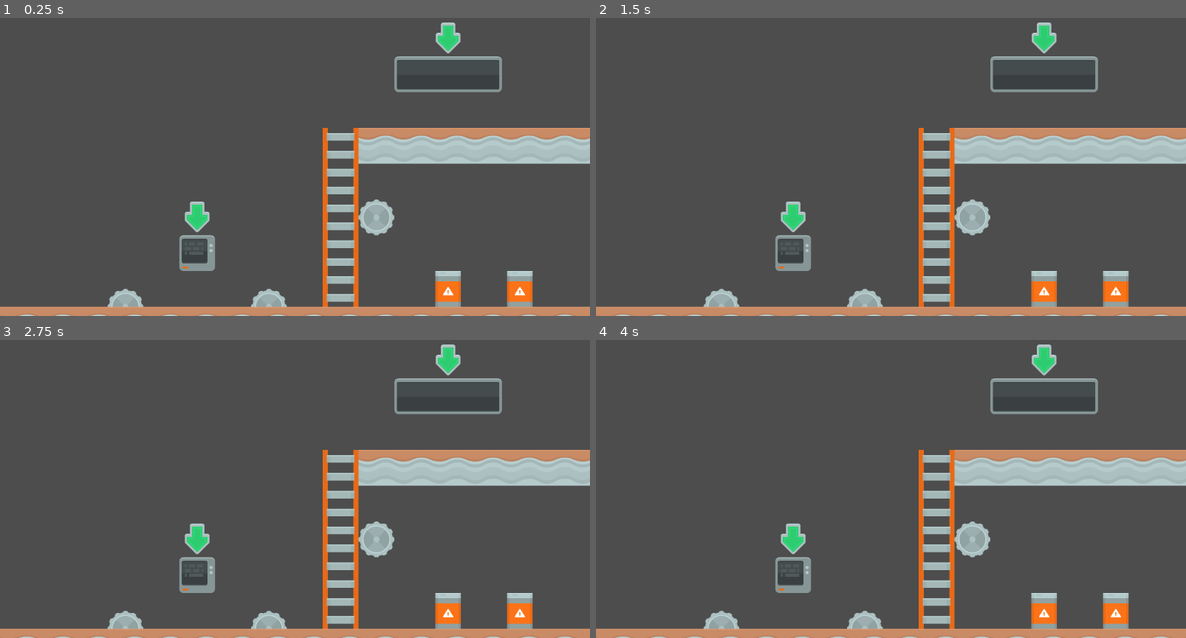
Above: before the commit, frames 1-4 (two rows, left to right).
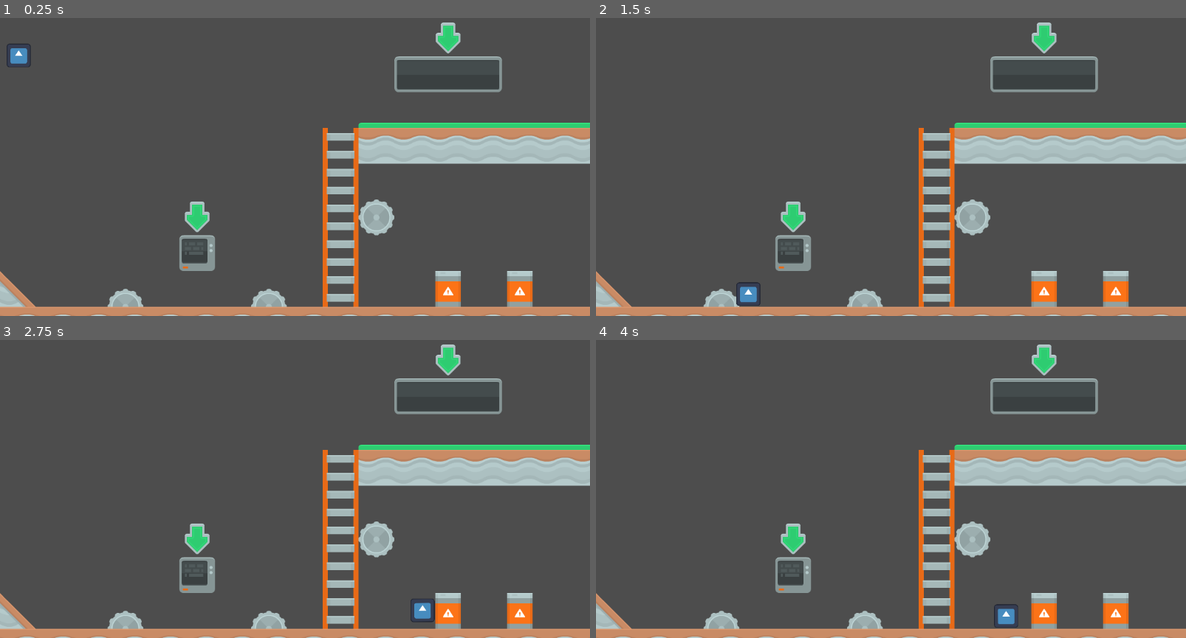
Above: after the commit, the same moments.

Repository: PabloValentin94/Arte_2D_Godot
Game: Godot game, scene res://world.tscn
Two runs of this game, one before a commit and one after it. Both use one fixed random seed, a clock stepped at 60 frames per second and the inputs below. The engine's default icon, where the game draws it, is replaced by a stand-in: a white triangle on a blue panel in a dark square.
Inputs:
- Up to frame 1 (0.25 s): no input
- Up to frame 2 (1.5 s): no input
- Up to frame 3 (2.75 s): no input
- Up to frame 4 (4 s): no input

The runs differ from the first frame. In frame 1, 1.3% of the frame differs, in the area x 0-100%, y 8-98%; in frame 2, 1.3%, in the area x 0-100%, y 35-98%; in frame 3, 1.3%; in frame 4, 1.3%.

Commit message:
Adicionando colisão de corpos ao TileMap do projeto.

Diff:
--- /dev/null
+++ b/physics_materials/slide.tres
@@ -0,0 +1,4 @@
+[gd_resource type="PhysicsMaterial" format=3 uid="uid://bd5xjkpdcg28l"]
+
+[resource]
+friction = 0.0
--- a/scenario.tres
+++ b/scenario.tres
@@ -1,123 +1,365 @@
-[gd_resource type="TileSet" load_steps=3 format=3 uid="uid://svhb1n7p3kuo"]
+[gd_resource type="TileSet" load_steps=4 format=3 uid="uid://svhb1n7p3kuo"]
 
+[ext_resource type="PhysicsMaterial" uid="uid://bd5xjkpdcg28l" path="res://physics_materials/slide.tres" id="1_0s6us"]
 [ext_resource type="Texture2D" uid="uid://ix3hqfb2blcm" path="res://assets/addons/kenney_platformer-pack-industrial/platformerPack_industrial_tilesheet.png" id="1_c8d8b"]
 
 [sub_resource type="TileSetAtlasSource" id="TileSetAtlasSource_x2iir"]
 texture = ExtResource("1_c8d8b")
 texture_region_size = Vector2i(70, 70)
 0:0/0 = 0
+0:0/0/physics_layer_0/linear_velocity = Vector2(0, 0)
+0:0/0/physics_layer_0/angular_velocity = 0.0
+0:0/0/physics_layer_0/polygon_0/points = PackedVector2Array(-35, -35, 35, -35, 35, 35, -35, 35)
 1:0/0 = 0
+1:0/0/physics_layer_0/linear_velocity = Vector2(0, 0)
+1:0/0/physics_layer_0/angular_velocity = 0.0
+1:0/0/physics_layer_0/polygon_0/points = PackedVector2Array(-35, -35, 35, -35, 35, 35, -35, 35)
 2:0/0 = 0
+2:0/0/physics_layer_0/linear_velocity = Vector2(0, 0)
+2:0/0/physics_layer_0/angular_velocity = 0.0
+2:0/0/physics_layer_0/polygon_0/points = PackedVector2Array(-35, -35, 35, -35, 35, 35, -35, 35)
 3:0/0 = 0
+3:0/0/physics_layer_0/linear_velocity = Vector2(0, 0)
+3:0/0/physics_layer_0/angular_velocity = 0.0
+3:0/0/physics_layer_0/polygon_0/points = PackedVector2Array(-35, -35, 35, -35, 35, 35, -35, 35)
 4:0/0 = 0
+4:0/0/physics_layer_0/linear_velocity = Vector2(0, 0)
+4:0/0/physics_layer_0/angular_velocity = 0.0
+4:0/0/physics_layer_0/polygon_0/points = PackedVector2Array(-35, -35, 35, -35, 35, 35, -35, 35)
 5:0/0 = 0
+5:0/0/physics_layer_0/linear_velocity = Vector2(0, 0)
+5:0/0/physics_layer_0/angular_velocity = 0.0
+5:0/0/physics_layer_0/polygon_0/points = PackedVector2Array(-35, -35, 35, 35, -35, 35)
 6:0/0 = 0
+6:0/0/physics_layer_0/linear_velocity = Vector2(0, 0)
+6:0/0/physics_layer_0/angular_velocity = 0.0
 7:0/0 = 0
+7:0/0/physics_layer_0/linear_velocity = Vector2(0, 0)
+7:0/0/physics_layer_0/angular_velocity = 0.0
 8:0/0 = 0
+8:0/0/physics_layer_0/linear_velocity = Vector2(0, 0)
+8:0/0/physics_layer_0/angular_velocity = 0.0
 9:0/0 = 0
+9:0/0/physics_layer_0/linear_velocity = Vector2(0, 0)
+9:0/0/physics_layer_0/angular_velocity = 0.0
+9:0/0/physics_layer_0/polygon_0/points = PackedVector2Array(-35, 24.5, 35, 25, 35, 35, -35, 35)
 10:0/0 = 0
+10:0/0/physics_layer_0/linear_velocity = Vector2(0, 0)
+10:0/0/physics_layer_0/angular_velocity = 0.0
+10:0/0/physics_layer_0/polygon_0/points = PackedVector2Array(-35, 24.5, 35, 25, 35, 35, -35, 35)
 11:0/0 = 0
+11:0/0/physics_layer_0/linear_velocity = Vector2(0, 0)
+11:0/0/physics_layer_0/angular_velocity = 0.0
+11:0/0/physics_layer_0/polygon_0/points = PackedVector2Array(-35, 24.5, 35, 25, 35, 35, -35, 35)
 12:0/0 = 0
+12:0/0/physics_layer_0/linear_velocity = Vector2(0, 0)
+12:0/0/physics_layer_0/angular_velocity = 0.0
+12:0/0/physics_layer_0/polygon_0/points = PackedVector2Array(-35, 24.5, 35, 25, 35, 35, -35, 35)
 13:0/0 = 0
+13:0/0/physics_layer_0/linear_velocity = Vector2(0, 0)
+13:0/0/physics_layer_0/angular_velocity = 0.0
+13:0/0/physics_layer_0/polygon_0/points = PackedVector2Array(-35, 24.5, 35, 25, 35, 35, -35, 35)
 0:1/0 = 0
+0:1/0/physics_layer_0/linear_velocity = Vector2(0, 0)
+0:1/0/physics_layer_0/angular_velocity = 0.0
 1:1/0 = 0
+1:1/0/physics_layer_0/linear_velocity = Vector2(0, 0)
+1:1/0/physics_layer_0/angular_velocity = 0.0
 2:1/0 = 0
+2:1/0/physics_layer_0/linear_velocity = Vector2(0, 0)
+2:1/0/physics_layer_0/angular_velocity = 0.0
 3:1/0 = 0
+3:1/0/physics_layer_0/linear_velocity = Vector2(0, 0)
+3:1/0/physics_layer_0/angular_velocity = 0.0
 4:1/0 = 0
+4:1/0/physics_layer_0/linear_velocity = Vector2(0, 0)
+4:1/0/physics_layer_0/angular_velocity = 0.0
+4:1/0/physics_layer_0/polygon_0/points = PackedVector2Array(-35, -35, 35, -35, 35, 35, -35, 35)
 5:1/0 = 0
+5:1/0/physics_layer_0/linear_velocity = Vector2(0, 0)
+5:1/0/physics_layer_0/angular_velocity = 0.0
+5:1/0/physics_layer_0/polygon_0/points = PackedVector2Array(-35, -35, 35, -35, 35, 35, -35, 35)
 6:1/0 = 0
+6:1/0/physics_layer_0/linear_velocity = Vector2(0, 0)
+6:1/0/physics_layer_0/angular_velocity = 0.0
+6:1/0/physics_layer_0/polygon_0/points = PackedVector2Array(-35, -35, 35, -35, 35, 35, -35, 35)
 7:1/0 = 0
+7:1/0/physics_layer_0/linear_velocity = Vector2(0, 0)
+7:1/0/physics_layer_0/angular_velocity = 0.0
 8:1/0 = 0
+8:1/0/physics_layer_0/linear_velocity = Vector2(0, 0)
+8:1/0/physics_layer_0/angular_velocity = 0.0
 9:1/0 = 0
+9:1/0/physics_layer_0/linear_velocity = Vector2(0, 0)
+9:1/0/physics_layer_0/angular_velocity = 0.0
 10:1/0 = 0
+10:1/0/physics_layer_0/linear_velocity = Vector2(0, 0)
+10:1/0/physics_layer_0/angular_velocity = 0.0
 11:1/0 = 0
+11:1/0/physics_layer_0/linear_velocity = Vector2(0, 0)
+11:1/0/physics_layer_0/angular_velocity = 0.0
 12:1/0 = 0
+12:1/0/physics_layer_0/linear_velocity = Vector2(0, 0)
+12:1/0/physics_layer_0/angular_velocity = 0.0
 13:1/0 = 0
+13:1/0/physics_layer_0/linear_velocity = Vector2(0, 0)
+13:1/0/physics_layer_0/angular_velocity = 0.0
 0:2/0 = 0
+0:2/0/physics_layer_0/linear_velocity = Vector2(0, 0)
+0:2/0/physics_layer_0/angular_velocity = 0.0
 1:2/0 = 0
+1:2/0/physics_layer_0/linear_velocity = Vector2(0, 0)
+1:2/0/physics_layer_0/angular_velocity = 0.0
 2:2/0 = 0
+2:2/0/physics_layer_0/linear_velocity = Vector2(0, 0)
+2:2/0/physics_layer_0/angular_velocity = 0.0
 3:2/0 = 0
+3:2/0/physics_layer_0/linear_velocity = Vector2(0, 0)
+3:2/0/physics_layer_0/angular_velocity = 0.0
 4:2/0 = 0
+4:2/0/physics_layer_0/linear_velocity = Vector2(0, 0)
+4:2/0/physics_layer_0/angular_velocity = 0.0
 5:2/0 = 0
+5:2/0/physics_layer_0/linear_velocity = Vector2(0, 0)
+5:2/0/physics_layer_0/angular_velocity = 0.0
 6:2/0 = 0
+6:2/0/physics_layer_0/linear_velocity = Vector2(0, 0)
+6:2/0/physics_layer_0/angular_velocity = 0.0
 7:2/0 = 0
+7:2/0/physics_layer_0/linear_velocity = Vector2(0, 0)
+7:2/0/physics_layer_0/angular_velocity = 0.0
 8:2/0 = 0
+8:2/0/physics_layer_0/linear_velocity = Vector2(0, 0)
+8:2/0/physics_layer_0/angular_velocity = 0.0
 9:2/0 = 0
+9:2/0/physics_layer_0/linear_velocity = Vector2(0, 0)
+9:2/0/physics_layer_0/angular_velocity = 0.0
 10:2/0 = 0
+10:2/0/physics_layer_0/linear_velocity = Vector2(0, 0)
+10:2/0/physics_layer_0/angular_velocity = 0.0
 11:2/0 = 0
+11:2/0/physics_layer_0/linear_velocity = Vector2(0, 0)
+11:2/0/physics_layer_0/angular_velocity = 0.0
 12:2/0 = 0
+12:2/0/physics_layer_0/linear_velocity = Vector2(0, 0)
+12:2/0/physics_layer_0/angular_velocity = 0.0
 13:2/0 = 0
+13:2/0/physics_layer_0/linear_velocity = Vector2(0, 0)
+13:2/0/physics_layer_0/angular_velocity = 0.0
 0:3/0 = 0
+0:3/0/physics_layer_0/linear_velocity = Vector2(0, 0)
+0:3/0/physics_layer_0/angular_velocity = 0.0
 1:3/0 = 0
+1:3/0/physics_layer_0/linear_velocity = Vector2(0, 0)
+1:3/0/physics_layer_0/angular_velocity = 0.0
 2:3/0 = 0
+2:3/0/physics_layer_0/linear_velocity = Vector2(0, 0)
+2:3/0/physics_layer_0/angular_velocity = 0.0
 3:3/0 = 0
+3:3/0/physics_layer_0/linear_velocity = Vector2(0, 0)
+3:3/0/physics_layer_0/angular_velocity = 0.0
 4:3/0 = 0
+4:3/0/physics_layer_0/linear_velocity = Vector2(0, 0)
+4:3/0/physics_layer_0/angular_velocity = 0.0
 5:3/0 = 0
+5:3/0/physics_layer_0/linear_velocity = Vector2(0, 0)
+5:3/0/physics_layer_0/angular_velocity = 0.0
 6:3/0 = 0
+6:3/0/physics_layer_0/linear_velocity = Vector2(0, 0)
+6:3/0/physics_layer_0/angular_velocity = 0.0
 7:3/0 = 0
+7:3/0/physics_layer_0/linear_velocity = Vector2(0, 0)
+7:3/0/physics_layer_0/angular_velocity = 0.0
 8:3/0 = 0
+8:3/0/physics_layer_0/linear_velocity = Vector2(0, 0)
+8:3/0/physics_layer_0/angular_velocity = 0.0
 9:3/0 = 0
+9:3/0/physics_layer_0/linear_velocity = Vector2(0, 0)
+9:3/0/physics_layer_0/angular_velocity = 0.0
 10:3/0 = 0
+10:3/0/physics_layer_0/linear_velocity = Vector2(0, 0)
+10:3/0/physics_layer_0/angular_velocity = 0.0
 11:3/0 = 0
+11:3/0/physics_layer_0/linear_velocity = Vector2(0, 0)
+11:3/0/physics_layer_0/angular_velocity = 0.0
 12:3/0 = 0
+12:3/0/physics_layer_0/linear_velocity = Vector2(0, 0)
+12:3/0/physics_layer_0/angular_velocity = 0.0
 13:3/0 = 0
+13:3/0/physics_layer_0/linear_velocity = Vector2(0, 0)
+13:3/0/physics_layer_0/angular_velocity = 0.0
 0:4/0 = 0
+0:4/0/physics_layer_0/linear_velocity = Vector2(0, 0)
+0:4/0/physics_layer_0/angular_velocity = 0.0
 1:4/0 = 0
+1:4/0/physics_layer_0/linear_velocity = Vector2(0, 0)
+1:4/0/physics_layer_0/angular_velocity = 0.0
 2:4/0 = 0
+2:4/0/physics_layer_0/linear_velocity = Vector2(0, 0)
+2:4/0/physics_layer_0/angular_velocity = 0.0
 3:4/0 = 0
+3:4/0/physics_layer_0/linear_velocity = Vector2(0, 0)
+3:4/0/physics_layer_0/angular_velocity = 0.0
 4:4/0 = 0
+4:4/0/physics_layer_0/linear_velocity = Vector2(0, 0)
+4:4/0/physics_layer_0/angular_velocity = 0.0
 5:4/0 = 0
+5:4/0/physics_layer_0/linear_velocity = Vector2(0, 0)
+5:4/0/physics_layer_0/angular_velocity = 0.0
 6:4/0 = 0
+6:4/0/physics_layer_0/linear_velocity = Vector2(0, 0)
+6:4/0/physics_layer_0/angular_velocity = 0.0
 7:4/0 = 0
+7:4/0/physics_layer_0/linear_velocity = Vector2(0, 0)
+7:4/0/physics_layer_0/angular_velocity = 0.0
 8:4/0 = 0
+8:4/0/physics_layer_0/linear_velocity = Vector2(0, 0)
+8:4/0/physics_layer_0/angular_velocity = 0.0
 9:4/0 = 0
+9:4/0/physics_layer_0/linear_velocity = Vector2(0, 0)
+9:4/0/physics_layer_0/angular_velocity = 0.0
 10:4/0 = 0
+10:4/0/physics_layer_0/linear_velocity = Vector2(0, 0)
+10:4/0/physics_layer_0/angular_velocity = 0.0
 11:4/0 = 0
+11:4/0/physics_layer_0/linear_velocity = Vector2(0, 0)
+11:4/0/physics_layer_0/angular_velocity = 0.0
 12:4/0 = 0
+12:4/0/physics_layer_0/linear_velocity = Vector2(0, 0)
+12:4/0/physics_layer_0/angular_velocity = 0.0
 13:4/0 = 0
+13:4/0/physics_layer_0/linear_velocity = Vector2(0, 0)
+13:4/0/physics_layer_0/angular_velocity = 0.0
 0:5/0 = 0
+0:5/0/physics_layer_0/linear_velocity = Vector2(0, 0)
+0:5/0/physics_layer_0/angular_velocity = 0.0
 1:5/0 = 0
+1:5/0/physics_layer_0/linear_velocity = Vector2(0, 0)
+1:5/0/physics_layer_0/angular_velocity = 0.0
 2:5/0 = 0
+2:5/0/physics_layer_0/linear_velocity = Vector2(0, 0)
+2:5/0/physics_layer_0/angular_velocity = 0.0
 3:5/0 = 0
+3:5/0/physics_layer_0/linear_velocity = Vector2(0, 0)
+3:5/0/physics_layer_0/angular_velocity = 0.0
 4:5/0 = 0
+4:5/0/physics_layer_0/linear_velocity = Vector2(0, 0)
+4:5/0/physics_layer_0/angular_velocity = 0.0
 5:5/0 = 0
+5:5/0/physics_layer_0/linear_velocity = Vector2(0, 0)
+5:5/0/physics_layer_0/angular_velocity = 0.0
 6:5/0 = 0
+6:5/0/physics_layer_0/linear_velocity = Vector2(0, 0)
+6:5/0/physics_layer_0/angular_velocity = 0.0
 7:5/0 = 0
+7:5/0/physics_layer_0/linear_velocity = Vector2(0, 0)
+7:5/0/physics_layer_0/angular_velocity = 0.0
 8:5/0 = 0
+8:5/0/physics_layer_0/linear_velocity = Vector2(0, 0)
+8:5/0/physics_layer_0/angular_velocity = 0.0
 9:5/0 = 0
+9:5/0/physics_layer_0/linear_velocity = Vector2(0, 0)
+9:5/0/physics_layer_0/angular_velocity = 0.0
 10:5/0 = 0
+10:5/0/physics_layer_0/linear_velocity = Vector2(0, 0)
+10:5/0/physics_layer_0/angular_velocity = 0.0
 11:5/0 = 0
+11:5/0/physics_layer_0/linear_velocity = Vector2(0, 0)
+11:5/0/physics_layer_0/angular_velocity = 0.0
 12:5/0 = 0
+12:5/0/physics_layer_0/linear_velocity = Vector2(0, 0)
+12:5/0/physics_layer_0/angular_velocity = 0.0
 13:5/0 = 0
+13:5/0/physics_layer_0/linear_velocity = Vector2(0, 0)
+13:5/0/physics_layer_0/angular_velocity = 0.0
 0:6/0 = 0
+0:6/0/physics_layer_0/linear_velocity = Vector2(0, 0)
+0:6/0/physics_layer_0/angular_velocity = 0.0
 1:6/0 = 0
+1:6/0/physics_layer_0/linear_velocity = Vector2(0, 0)
+1:6/0/physics_layer_0/angular_velocity = 0.0
 2:6/0 = 0
+2:6/0/physics_layer_0/linear_velocity = Vector2(0, 0)
+2:6/0/physics_layer_0/angular_velocity = 0.0
 3:6/0 = 0
+3:6/0/physics_layer_0/linear_velocity = Vector2(0, 0)
+3:6/0/physics_layer_0/angular_velocity = 0.0
 4:6/0 = 0
+4:6/0/physics_layer_0/linear_velocity = Vector2(0, 0)
+4:6/0/physics_layer_0/angular_velocity = 0.0
 5:6/0 = 0
+5:6/0/physics_layer_0/linear_velocity = Vector2(0, 0)
+5:6/0/physics_layer_0/angular_velocity = 0.0
 6:6/0 = 0
+6:6/0/physics_layer_0/linear_velocity = Vector2(0, 0)
+6:6/0/physics_layer_0/angular_velocity = 0.0
 7:6/0 = 0
+7:6/0/physics_layer_0/linear_velocity = Vector2(0, 0)
+7:6/0/physics_layer_0/angular_velocity = 0.0
 8:6/0 = 0
+8:6/0/physics_layer_0/linear_velocity = Vector2(0, 0)
+8:6/0/physics_layer_0/angular_velocity = 0.0
 9:6/0 = 0
+9:6/0/physics_layer_0/linear_velocity = Vector2(0, 0)
+9:6/0/physics_layer_0/angular_velocity = 0.0
 10:6/0 = 0
+10:6/0/physics_layer_0/linear_velocity = Vector2(0, 0)
+10:6/0/physics_layer_0/angular_velocity = 0.0
 11:6/0 = 0
+11:6/0/physics_layer_0/linear_velocity = Vector2(0, 0)
+11:6/0/physics_layer_0/angular_velocity = 0.0
 12:6/0 = 0
+12:6/0/physics_layer_0/linear_velocity = Vector2(0, 0)
+12:6/0/physics_layer_0/angular_velocity = 0.0
 13:6/0 = 0
+13:6/0/physics_layer_0/linear_velocity = Vector2(0, 0)
+13:6/0/physics_layer_0/angular_velocity = 0.0
 0:7/0 = 0
+0:7/0/physics_layer_0/linear_velocity = Vector2(0, 0)
+0:7/0/physics_layer_0/angular_velocity = 0.0
 1:7/0 = 0
+1:7/0/physics_layer_0/linear_velocity = Vector2(0, 0)
+1:7/0/physics_layer_0/angular_velocity = 0.0
 2:7/0 = 0
+2:7/0/physics_layer_0/linear_velocity = Vector2(0, 0)
+2:7/0/physics_layer_0/angular_velocity = 0.0
 3:7/0 = 0
+3:7/0/physics_layer_0/linear_velocity = Vector2(0, 0)
+3:7/0/physics_layer_0/angular_velocity = 0.0
 4:7/0 = 0
+4:7/0/physics_layer_0/linear_velocity = Vector2(0, 0)
+4:7/0/physics_layer_0/angular_velocity = 0.0
 5:7/0 = 0
+5:7/0/physics_layer_0/linear_velocity = Vector2(0, 0)
+5:7/0/physics_layer_0/angular_velocity = 0.0
 6:7/0 = 0
+6:7/0/physics_layer_0/linear_velocity = Vector2(0, 0)
+6:7/0/physics_layer_0/angular_velocity = 0.0
 7:7/0 = 0
+7:7/0/physics_layer_0/linear_velocity = Vector2(0, 0)
+7:7/0/physics_layer_0/angular_velocity = 0.0
+7:7/0/physics_layer_0/polygon_0/points = PackedVector2Array(-26, -35, 25.5, -35, 25.5, 35, -25.5, 35)
 8:7/0 = 0
+8:7/0/physics_layer_0/linear_velocity = Vector2(0, 0)
+8:7/0/physics_layer_0/angular_velocity = 0.0
 9:7/0 = 0
+9:7/0/physics_layer_0/linear_velocity = Vector2(0, 0)
+9:7/0/physics_layer_0/angular_velocity = 0.0
 10:7/0 = 0
+10:7/0/physics_layer_0/linear_velocity = Vector2(0, 0)
+10:7/0/physics_layer_0/angular_velocity = 0.0
 11:7/0 = 0
+11:7/0/physics_layer_0/linear_velocity = Vector2(0, 0)
+11:7/0/physics_layer_0/angular_velocity = 0.0
 12:7/0 = 0
+12:7/0/physics_layer_0/linear_velocity = Vector2(0, 0)
+12:7/0/physics_layer_0/angular_velocity = 0.0
 13:7/0 = 0
+13:7/0/physics_layer_0/linear_velocity = Vector2(0, 0)
+13:7/0/physics_layer_0/angular_velocity = 0.0
 
 [resource]
 tile_size = Vector2i(70, 70)
+physics_layer_0/collision_layer = 1
+physics_layer_0/physics_material = ExtResource("1_0s6us")
 sources/0 = SubResource("TileSetAtlasSource_x2iir")
--- a/world.tscn
+++ b/world.tscn
@@ -1,10 +1,25 @@
-[gd_scene load_steps=2 format=3 uid="uid://jlvmursfcs8r"]
+[gd_scene load_steps=4 format=3 uid="uid://jlvmursfcs8r"]
 
 [ext_resource type="TileSet" uid="uid://svhb1n7p3kuo" path="res://scenario.tres" id="1_0dplk"]
+[ext_resource type="Texture2D" uid="uid://deolbfx2ct23k" path="res://icon.svg" id="3_76obs"]
+
+[sub_resource type="RectangleShape2D" id="RectangleShape2D_rj4ql"]
+size = Vector2(50, 50)
 
 [node name="World" type="Node2D"]
 
 [node name="TileMap" type="TileMap" parent="."]
 tile_set = ExtResource("1_0dplk")
 format = 2
-layer_0/tile_data = PackedInt32Array(524291, 720896, 4, 3932 …(108 unchanged characters)… , 524300, 458752, 7, 524302, 458752, 7, 655359, 131072, 0, 589824, 131072, 0, 589825, 131072, 0, 589826, 131072, 0, 589827, 131072, 0, 589828, 131072, 0, 458757, 196608, 3, 589829, 131072, 0, 589830, 131072, 0, 589831, 131072, 0, 589832, 131072, 0, 589833, 131072, 0, 589834, 131072, 0, 589835, 131072, 0, 589836, 131072, 0, 589837, 131072, 0, 589838, 131072, 0, 589839, 131072, 0, 589840, 131072, 0, 262153, 262144, 3, 262154, 131072, 0, 262155, 131072, 0, 262156, 131072, 0, 262157, 131072, 0, 262158, 131072, 0, 262159, 131072, 0, 262160, 131072, 0, 393226, 655360, 4, 131083, 131072, 4, 131084, 196608, 4, 65548, 851968, 7, 131085, 262144, 4)
+layer_0/tile_data = PackedInt32Array(524291, 720896, 4, 3932 …(108 unchanged characters)… , 524300, 458752, 7, 524302, 458752, 7, 589824, 131072, 0, 589825, 131072, 0, 589826, 131072, 0, 589827, 131072, 0, 589828, 131072, 0, 458757, 196608, 3, 589829, 131072, 0, 589830, 131072, 0, 589831, 131072, 0, 589832, 131072, 0, 589833, 131072, 0, 589834, 131072, 0, 589835, 131072, 0, 589836, 131072, 0, 589837, 131072, 0, 589838, 131072, 0, 589839, 131072, 0, 589840, 131072, 0, 262153, 262144, 3, 262154, 131072, 0, 262155, 131072, 0, 262156, 131072, 0, 262157, 131072, 0, 262158, 131072, 0, 262159, 131072, 0, 262160, 131072, 0, 393226, 655360, 4, 131083, 131072, 4, 131084, 196608, 4, 65548, 851968, 7, 131085, 262144, 4, 196618, 589824, 0, 196623, 655360, 0, 196620, 655360, 0, 196621, 655360, 0, 196619, 655360, 0, 196622, 655360, 0, 196624, 851968, 0, 524288, 327680, 0)
+
+[node name="RigidBody2D" type="RigidBody2D" parent="."]
+position = Vector2(36, 110)
+
+[node name="CollisionShape2D" type="CollisionShape2D" parent="RigidBody2D"]
+shape = SubResource("RectangleShape2D_rj4ql")
+
+[node name="Sprite2D" type="Sprite2D" parent="RigidBody2D/CollisionShape2D"]
+position = Vector2(0.500001, -4.23193e-06)
+scale = Vector2(0.367188, 0.359375)
+texture = ExtResource("3_76obs")
